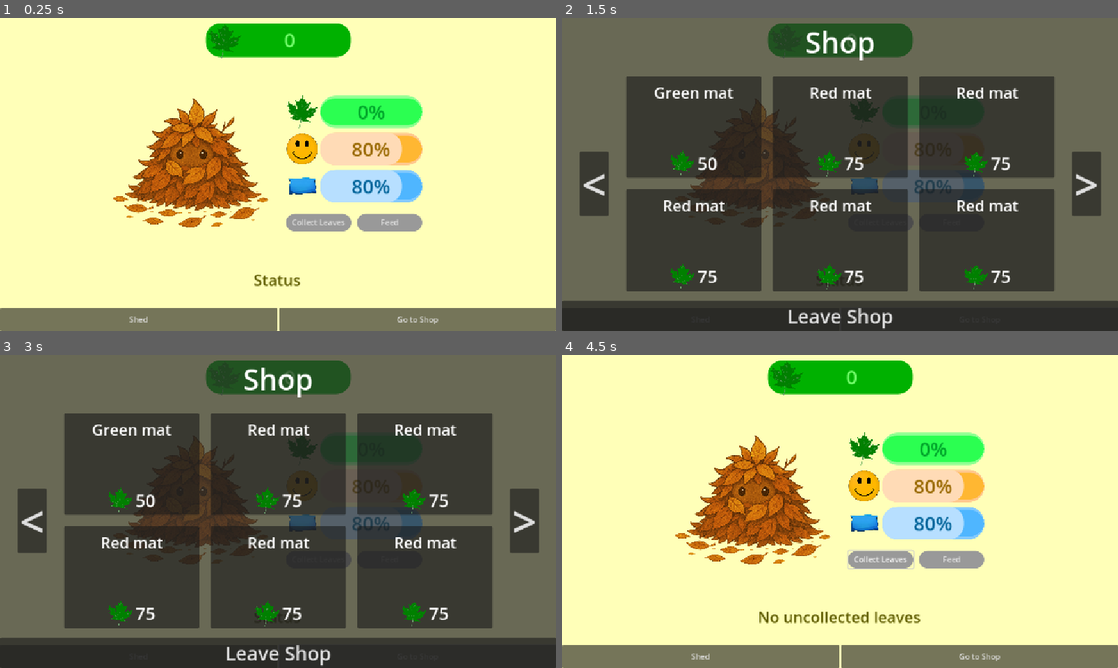
Above: before the commit, frames 1-4 (two rows, left to right).
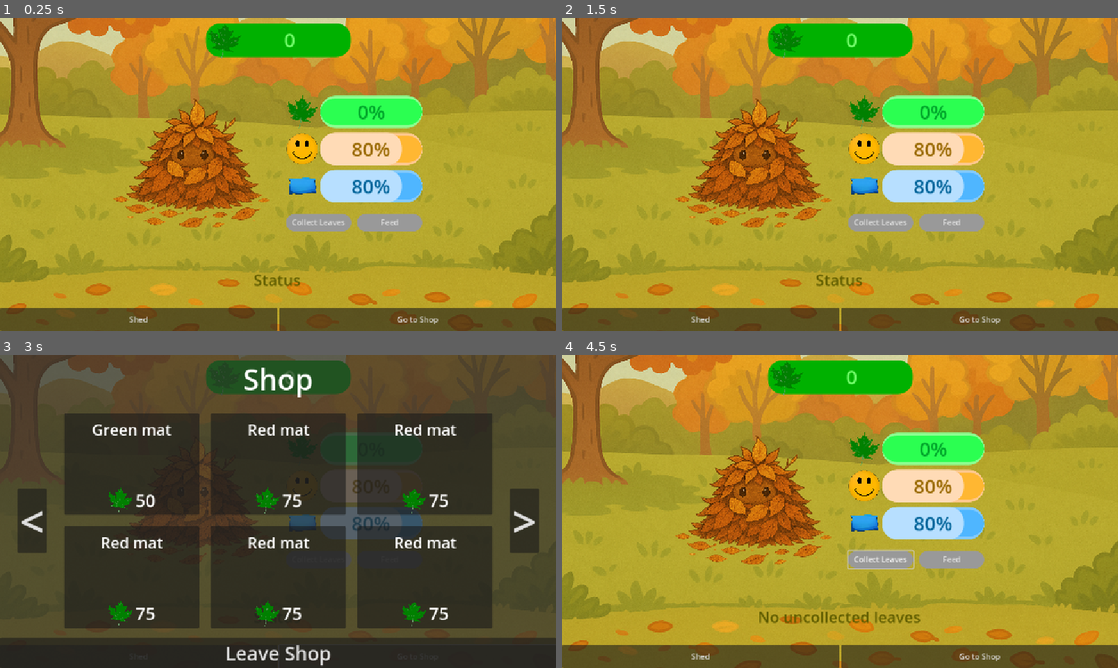
Above: after the commit, the same moments.

Repository: A-coder152/autumn-spirit
Game: Godot game, scene res://scenes/main.tscn
The game is run twice, just before and just after one commit, with the same random seed, the same clock (stepped at 60 frames per second) and the same inputs.
Inputs (mouse positions are in pixels of both pictures, inside the frame that each line leads up to):
- Up to frame 1 (0.25 s): no input
- Up to frame 2 (1.5 s): click "Shed" at 0.5 s; click (1034, 312) at 1.25 s, where only the run after the commit has a clickable "Leave Shed"
- Up to frame 3 (3 s): click (278, 652) at 2 s, where only the run before the commit has a clickable "Leave Shop"; click "Go to Shop" at 2.75 s
- Up to frame 4 (4.5 s): click "Go to Shop" at 3.5 s; click "Collect Leaves" at 4.25 s

The runs differ from the first frame. In frame 1, 87% of the frame differs, in the area x 0-100%, y 0-100%; in frame 2, 100%; in frame 3, 35%; in frame 4, 87%.
Error before the commit: Invalid operands 'float' and 'Nil' in operator '-'. (res://scripts/GameManager.gd:151)
Error after the commit: Invalid operands 'float' and 'Nil' in operator '-'. (res://scripts/GameManager.gd:154)

Commit message:
shed implementation, ui planning

Diff:
--- a/scenes/main.tscn
+++ b/scenes/main.tscn
@@ -1,10 +1,12 @@
-[gd_scene load_steps=14 format=3 uid="uid://b31gw4wegrc68"]
+[gd_scene load_steps=17 format=3 uid="uid://b31gw4wegrc68"]
 
 [ext_resource type="Script" uid="uid://b85wg5yhpuen2" path="res://scripts/ui.gd" id="2_0wfyh"]
 [ext_resource type="Texture2D" uid="uid://wkft1ydliako" path="res://images/leaf.png" id="2_tbgi4"]
+[ext_resource type="Texture2D" uid="uid://b1igc4sflqocm" path="res://images/outside.png" id="2_tefeu"]
 [ext_resource type="Texture2D" uid="uid://d4bm6g7s3t61w" path="res://images/happiness.png" id="3_tefeu"]
 [ext_resource type="Texture2D" uid="uid://wvbatnnwh2nm" path="res://images/pillow.png" id="4_o6xl0"]
 [ext_resource type="Texture2D" uid="uid://bl238qnj4wfa8" path="res://images/fallthing.png" id="5_tipki"]
+[ext_resource type="Texture2D" uid="uid://6bg4vra5p0p5" path="res://images/shed.png" id="7_o6xl0"]
 
 [sub_resource type="StyleBoxFlat" id="StyleBoxFlat_tipki"]
 bg_color = Color(0, 0.69624, 0, 1)
@@ -13,6 +15,13 @@
 corner_radius_top_right = 30
 corner_radius_bottom_right = 30
 corner_radius_bottom_left = 30
+
+[sub_resource type="StyleBoxFlat" id="StyleBoxFlat_choun"]
+bg_color = Color(0, 0, 0, 0.658824)
+corner_radius_top_left = 150
+corner_radius_top_right = 150
+corner_radius_bottom_right = 150
+corner_radius_bottom_left = 150
 
 [sub_resource type="StyleBoxFlat" id="StyleBoxFlat_tefeu"]
 bg_color = Color(0.168067, 1, 0.317253, 1)
@@ -77,7 +86,22 @@
 anchors_preset = 0
 script = ExtResource("2_0wfyh")
 
+[node name="TextureRect" type="TextureRect" parent="."]
+layout_mode = 1
+anchors_preset = 15
+anchor_right = 1.0
+anchor_bottom = 1.0
+offset_top = -376.0
+offset_right = 72.0
+offset_bottom = 131.0
+grow_horizontal = 2
+grow_vertical = 2
+texture = ExtResource("2_tefeu")
+expand_mode = 1
+stretch_mode = 4
+
 [node name="ColorRect" type="ColorRect" parent="."]
+visible = false
 custom_minimum_size = Vector2(1152, 648)
 offset_right = 1152.0
 offset_bottom = 648.0
@@ -120,6 +144,115 @@
 expand_mode = 2
 stretch_mode = 4
 
+[node name="status" type="Label" parent="."]
+layout_mode = 2
+offset_left = 269.0
+offset_top = 517.0
+offset_right = 879.0
+offset_bottom = 568.0
+theme_override_colors/font_color = Color(0.371419, 0.36183, 0, 1)
+theme_override_font_sizes/font_size = 32
+text = "Status"
+horizontal_alignment = 1
+vertical_alignment = 1
+
+[node name="bottombar" type="HBoxContainer" parent="."]
+custom_minimum_size = Vector2(1152, 0)
+layout_mode = 0
+offset_top = 600.0
+offset_right = 1152.0
+offset_bottom = 648.0
+
+[node name="shed" type="Button" parent="bottombar"]
+layout_mode = 2
+size_flags_horizontal = 3
+text = "Shed"
+
+[node name="shop" type="Button" parent="bottombar"]
+layout_mode = 2
+size_flags_horizontal = 3
+text = "Go to Shop
+"
+
+[node name="shed" type="Control" parent="."]
+visible = false
+custom_minimum_size = Vector2(1152, 648)
+layout_mode = 2
+anchors_preset = 0
+offset_right = 1152.0
+offset_bottom = 648.0
+
+[node name="ColorRect" type="ColorRect" parent="shed"]
+layout_mode = 1
+anchors_preset = 15
+anchor_right = 1.0
+anchor_bottom = 1.0
+grow_horizontal = 2
+grow_vertical = 2
+color = Color(0.189007, 0.0977894, 4.81308e-08, 1)
+
+[node name="TextureRect" type="TextureRect" parent="shed"]
+layout_mode = 0
+offset_left = -3.0
+offset_top = -34.0
+offset_right = 1162.0
+offset_bottom = 859.0
+texture = ExtResource("7_o6xl0")
+expand_mode = 1
+stretch_mode = 4
+
+[node name="Mat" type="Panel" parent="shed"]
+layout_mode = 0
+offset_left = 304.0
+offset_top = 507.0
+offset_right = 816.0
+offset_bottom = 628.0
+theme_override_styles/panel = SubResource("StyleBoxFlat_choun")
+
+[node name="leave" type="Button" parent="shed"]
+layout_mode = 0
+offset_left = 867.0
+offset_top = 580.0
+offset_right = 1093.0
+offset_bottom = 643.0
+theme_override_font_sizes/font_size = 40
+text = "Leave Shed"
+
+[node name="Bed" type="Panel" parent="shed"]
+layout_mode = 0
+offset_left = 27.0
+offset_top = 342.0
+offset_right = 205.0
+offset_bottom = 634.0
+
+[node name="Couch" type="Panel" parent="shed"]
+layout_mode = 0
+offset_left = 287.0
+offset_top = 301.0
+offset_right = 821.0
+offset_bottom = 489.0
+
+[node name="Deco1" type="Panel" parent="shed"]
+layout_mode = 0
+offset_left = 52.0
+offset_top = 158.0
+offset_right = 164.0
+offset_bottom = 270.0
+
+[node name="Deco2" type="Panel" parent="shed"]
+layout_mode = 0
+offset_left = 651.0
+offset_top = 142.0
+offset_right = 768.0
+offset_bottom = 259.0
+
+[node name="Deco3" type="Panel" parent="shed"]
+layout_mode = 0
+offset_left = 361.0
+offset_top = 142.0
+offset_right = 480.0
+offset_bottom = 261.0
+
 [node name="vbox" type="VBoxContainer" parent="."]
 layout_mode = 1
 anchors_preset = 15
@@ -218,38 +351,8 @@
 theme_override_styles/normal = SubResource("StyleBoxFlat_85g3d")
 text = "Feed"
 
-[node name="status" type="Label" parent="."]
-layout_mode = 2
-offset_left = 269.0
-offset_top = 517.0
-offset_right = 879.0
-offset_bottom = 568.0
-theme_override_colors/font_color = Color(0.371419, 0.36183, 0, 1)
-theme_override_font_sizes/font_size = 32
-text = "Status"
-horizontal_alignment = 1
-vertical_alignment = 1
-
-[node name="bottombar" type="HBoxContainer" parent="."]
-custom_minimum_size = Vector2(1152, 0)
-layout_mode = 0
-offset_top = 600.0
-offset_right = 1152.0
-offset_bottom = 648.0
-
-[node name="shed" type="Button" parent="bottombar"]
-layout_mode = 2
-size_flags_horizontal = 3
-text = "Shed"
-
-[node name="shop" type="Button" parent="bottombar"]
-layout_mode = 2
-size_flags_horizontal = 3
-text = "Go to Shop
-"
-
 [node name="leaf guy" type="Sprite2D" parent="."]
-position = Vector2(398, 279)
+position = Vector2(400, 280)
 scale = Vector2(0.35, 0.35)
 texture = ExtResource("5_tipki")
 
@@ -565,30 +668,6 @@
 theme_override_font_sizes/font_size = 40
 text = "Leave Shop"
 
-[node name="shed" type="Control" parent="."]
-visible = false
-custom_minimum_size = Vector2(1152, 648)
-layout_mode = 2
-anchors_preset = 0
-offset_right = 40.0
-offset_bottom = 40.0
-
-[node name="ColorRect" type="ColorRect" parent="shed"]
-layout_mode = 1
-anchors_preset = 15
-anchor_right = 1.0
-anchor_bottom = 1.0
-grow_horizontal = 2
-grow_vertical = 2
-color = Color(0.189007, 0.0977894, 4.81308e-08, 1)
-
-[node name="Panel" type="Panel" parent="shed"]
-layout_mode = 0
-offset_left = 349.0
-offset_top = 349.0
-offset_right = 820.0
-offset_bottom = 539.0
-
 [node name="Update" type="Timer" parent="."]
 autostart = true
 
@@ -597,6 +676,7 @@
 autostart = true
 
 [connection signal="pressed" from="bottombar/shed" to="." method="_on_shed_pressed"]
+[connection signal="pressed" from="shed/leave" to="." method="_on_leave_pressed"]
 [connection signal="pressed" from="shop/VBoxContainer/actual/left" to="." method="_on_left_pressed"]
 [connection signal="pressed" from="shop/VBoxContainer/actual/right" to="." method="_on_right_pressed"]
 [connection signal="timeout" from="Update" to="." method="_on_generate_timeout"]
--- a/scripts/GameManager.gd
+++ b/scripts/GameManager.gd
@@ -114,6 +114,12 @@
 		return
 	leaves -= item.cost
 	item_unlocks[num] = true
+	apply_item_effect(item)
+	_save()
+	emit_signal("stats_changed", leaves, uncollected_leaves, happiness, rest)
+	_notify_status("Bought upgrade")
+
+func apply_item_effect(item):
 	match item.effect:
 		item.effects.LEAVES_GAIN:
 			max_leaves_per_minute *= item.impact
@@ -135,9 +141,6 @@
 			rest_nothappy_drain_per_minute *= item.impact
 		item.effects.LONELINESS_TIME:
 			loneliness_time *= item.impact
-	_save()
-	emit_signal("stats_changed", leaves, uncollected_leaves, happiness, rest)
-	_notify_status("Bought upgrade")
 
 func _notification(what):
 	if what == NOTIFICATION_WM_CLOSE_REQUEST:
--- a/scripts/ui.gd
+++ b/scripts/ui.gd
@@ -1,5 +1,7 @@
 extends Control
 
+@onready var stats = $vbox
+@onready var sprite = $"leaf guy"
 @onready var leaves_label = $topbar/leaves/Label
 @onready var collect_btn = $vbox/actions/collect
 @onready var happiness_bar = $vbox/happiness/ProgressBar
@@ -10,8 +12,6 @@
 @onready var close_shop_btn = $shop/VBoxContainer/leave
 @onready var uncollected_bar = $vbox/leafbar/ProgressBar
 @onready var rest_bar = $vbox/Rest/ProgressBar
-@onready var shop_left_btn = $shop/VBoxContainer/actual/left
-@onready var shop_right_btn = $shop/VBoxContainer/actual/right
 @onready var shop_buy_btn_list: Array[Button] = [
 	$shop/VBoxContainer/actual/items/HBoxContainer/Buy,
 	$shop/VBoxContainer/actual/items/HBoxContainer/Buy2,
@@ -20,6 +20,7 @@
 	$shop/VBoxContainer/actual/items/HBoxContainer3/Buy2,
 	$shop/VBoxContainer/actual/items/HBoxContainer3/Buy3
 ]
+@onready var shed = $shed
 
 var shop_view_idx = 0
 
@@ -32,6 +33,7 @@
 	close_shop_btn.pressed.connect(hide_shop)
 	for i in len(shop_buy_btn_list):
 		shop_buy_btn_list[i].pressed.connect(func(): _on_buy(i))
+	if GameManager.environment == "shed": _on_shed_pressed()
 	_on_stats_changed(GameManager.leaves, GameManager.uncollected_leaves, GameManager.happiness, GameManager.rest)
 
 func _on_stats_changed(leaves:int, uncollected:int, happiness:float, rest) -> void:
@@ -68,7 +70,12 @@
 	GameManager.update_stuff()
 
 func _on_shed_pressed() -> void:
-	GameManager.environment = "shed" if GameManager.environment == "outside" else "outside"
+	sprite.position = Vector2(550, 450)
+	sprite.scale = Vector2(0.25, 0.25)
+	stats.position = Vector2(900, 50)
+	stats.scale = Vector2(0.8, 0.8)
+	shed.show()
+	GameManager.environment = "shed"
 	GameManager._save()
 
 func refresh_shop_items() -> void:
@@ -87,3 +94,12 @@
 func _on_left_pressed() -> void:
 	shop_view_idx = max(0, shop_view_idx - 1)
 	refresh_shop_items()
+
+func _on_leave_pressed() -> void:
+	sprite.position = Vector2(400, 280)
+	sprite.scale = Vector2(0.35, 0.35)
+	stats.position = Vector2(592, 160)
+	stats.scale = Vector2(1, 1)
+	shed.hide()
+	GameManager.environment = "outside"
+	GameManager._save()
Binary file added: images/outside.png
Not shown, added: images/outside.png.import
Binary file added: images/shed.png
Not shown, added: images/shed.png.import
